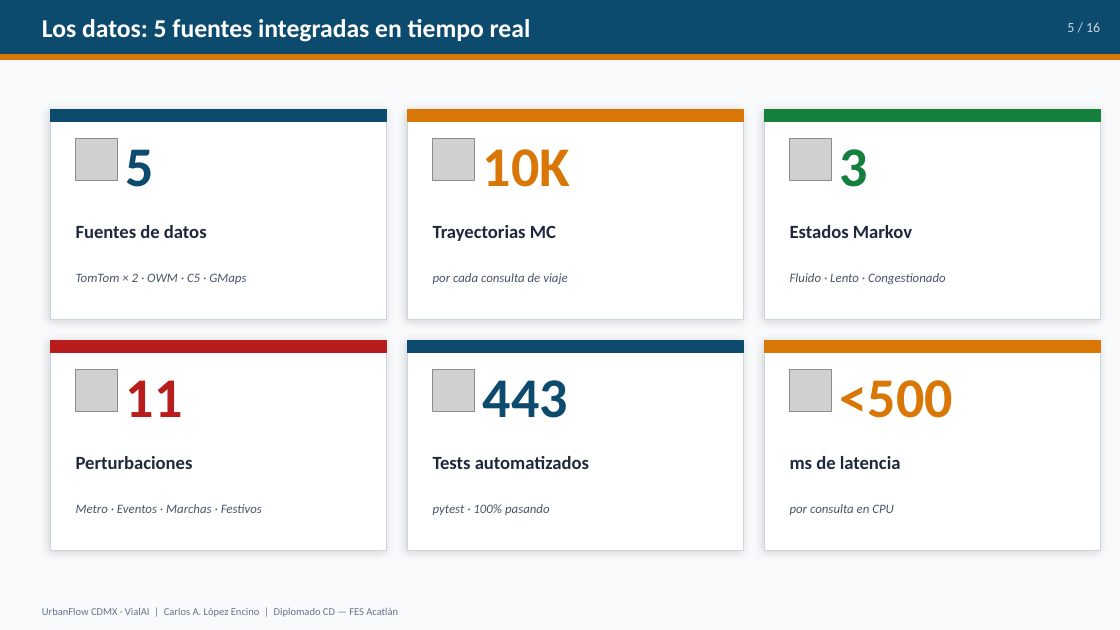
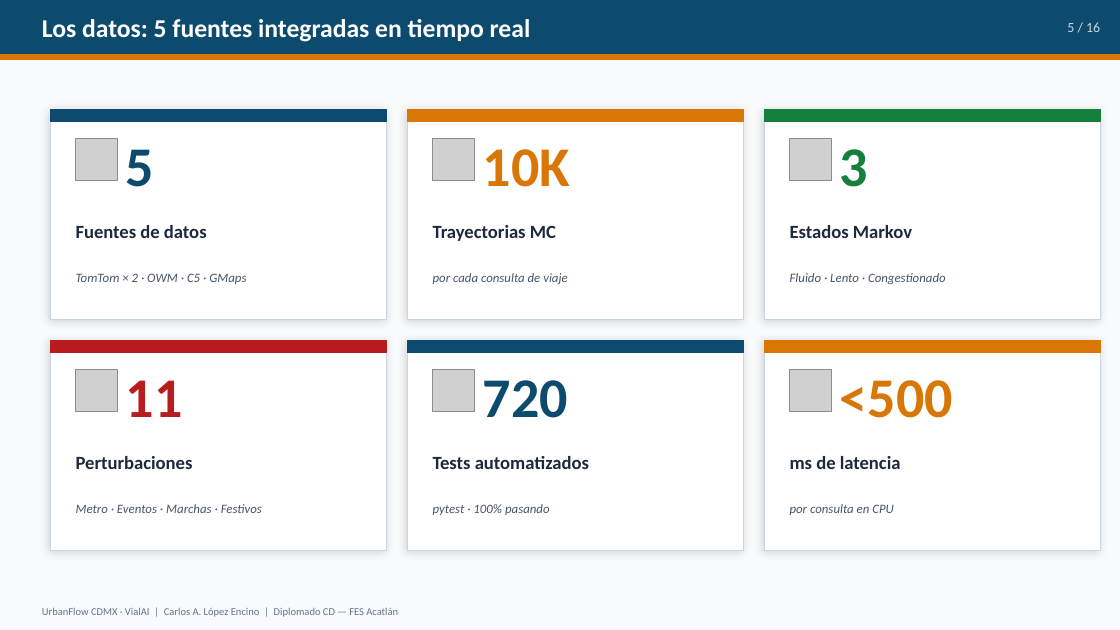
Before and after one commit to caledelta/UrbanFlow_CDMX, a slide deck: slide 5 of docs/UrbanFlow_CDMX_Presentacion.pptx. Drawn at 1120x630 pixels with LibreOffice and Linux fonts; fonts in the diff are those of the drawing; grey boxes stand for pictures. Boxes give left, top, right and bottom in pixels: in the first picture for what was removed or moved away, otherwise in the second. Text is boxed around its words. In the diff, an @@ line names an element or a change of style, - is before the commit and + after.

```diff
--- a/docs/UrbanFlow_CDMX_Presentacion.pptx
+++ b/docs/UrbanFlow_CDMX_Presentacion.pptx
@@ text at (483, 380, 568, 418): text changed @@
-443
+720
```
Also in this commit, not shown: 3 other slides changed.
